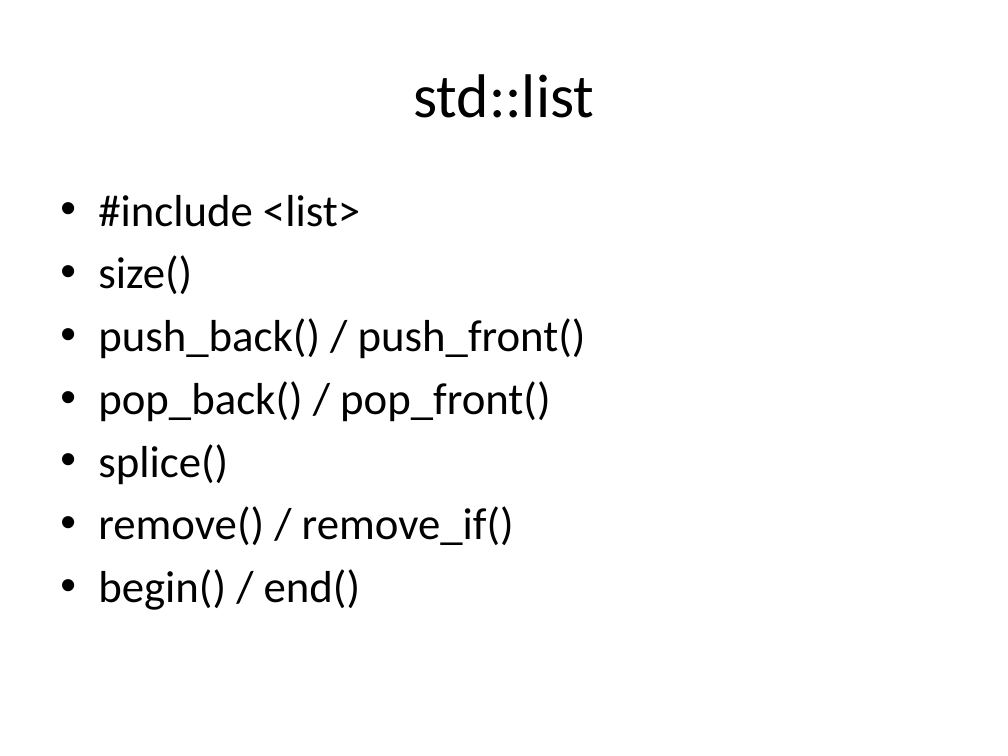
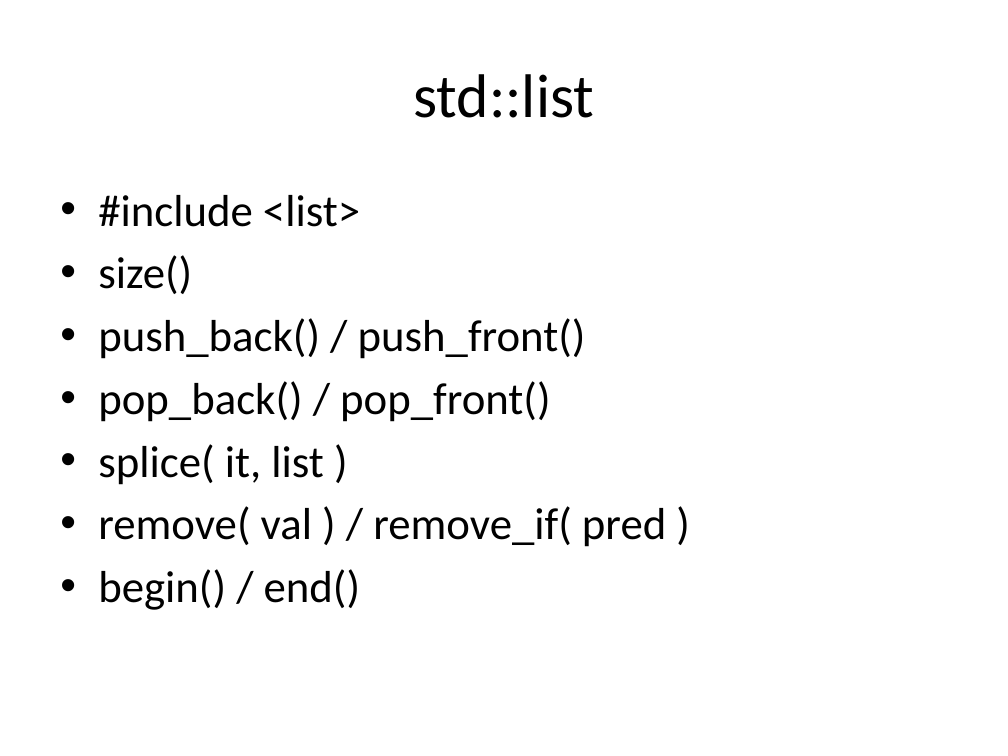
Before and after one commit to tscherkas/cpp_craft_1013, a slide deck: slide 13 of lections/cpp_craft_lec_1_part_2_v1_2.pptx (slide 11 before the commit). Drawn at 1008x756 pixels with LibreOffice and Linux fonts; fonts in the diff are those of the drawing. Boxes give left, top, right and bottom in pixels: in the first picture for what was removed or moved away, otherwise in the second. Text is boxed around its words. In the diff, an @@ line names an element or a change of style, - is before the commit and + after.

```diff
--- a/lections/cpp_craft_lec_1_part_2_v1_2.pptx
+++ b/lections/cpp_craft_lec_1_part_2_v1_2.pptx
@@ text at bbox=[98, 444, 666, 547]: text changed @@
-• splice()
-• remove() / remove_if()
+• splice( it, list )
+• remove( val ) / remove_if( pred )
```
Also in this commit, not shown: 2 other slides changed.
